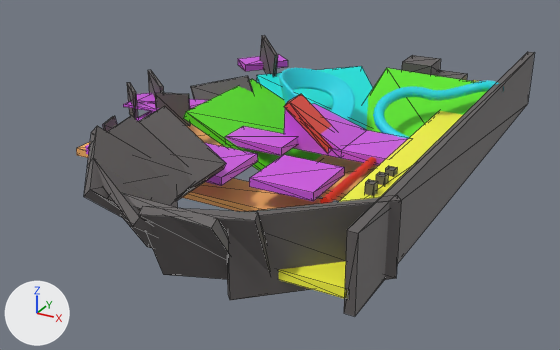
What one commit did to the glTF model assets/levels/World.glb.
Camera for both pictures: a camera (50 mm lens) standing at (66.0, -164.1, 70.2) and looking at (-23.5, -1.5, -11.1). The lights are fixed; the arrows at lower left show +X, +Y and +Z. Mesh edges are drawn as thin lines on the coarser meshes. Where no turn or scale is listed for an object, it has been applied to the vertices.
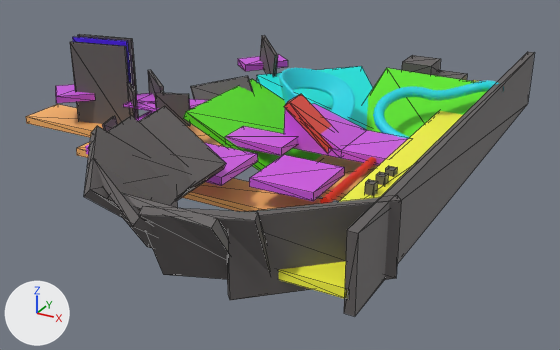
Edits to the bpy script that builds the scene:
```text
Add mat_material_049:
    mat_material_049 = principled_material('Material.049')
    mat_material_049.base_color = (0.124, 0.112, 0.112)  # dark grey #635e5e
Add mat_material_048:
    mat_material_048 = principled_material('Material.048')
    mat_material_048.base_color = (1.0, 0.464, 0.135)  # orange #ffb567
Add mat_material_045:
    mat_material_045 = principled_material('Material.045')
    mat_material_045.base_color = (0.657, 0.102, 0.801)  # purple #d45ae7
Add mat_material_044:
    mat_material_044 = principled_material('Material.044')
    mat_material_044.base_color = (0.0872, 0.0125, 1.0)  # purple #531dff
Add mat_material_043:
    mat_material_043 = principled_material('Material.043')
    mat_material_043.base_color = (0.124, 0.112, 0.112)  # dark grey #635e5e
Add me_cube_040:
    me_cube_040.from_pydata([(8.2, 2.1, 13.6), (8.4, 1.2, 13.6), (-8.4, -1.2, 13.6), (-8.2, -2.1, 13.6), (8.2, 2.1, -13.6), (8.4, 1.2, -13.6), (-8.4, -1.2, -13.6), (-8.2, -2.1, -13.6)], [], [(0, 4, 6), (0, 6, 2), (3, 2, 6), (3, 6, 7), (7, 6, 4), (7, 4, 5), (5, 1, 3), (5, 3, 7), (1, 0, 2), (1, 2, 3), (5, 4, 0), (5, 0, 1)])
    me_cube_040.materials.append(mat_material_049)  # dark grey #635e5e
Add me_cube_039:
    me_cube_039.from_pydata(...)  # a box spanning x -16.8..16.8, y -6.6..6.6, z -1.0..1.0
    me_cube_039.materials.append(mat_material_048)  # orange #ffb567
Add me_cube_036:
    me_cube_036.from_pydata([(-0.3, -7.5, 1.0), (-0.3, -7.5, -1.0), (-7.5, 0.2, 1.0), (-7.5, 0.2, -1.0), (7.5, -0.2, 1.0), (7.5, -0.2, -1.0), (0.3, 7.5, 1.0), (0.3, 7.5, -1.0)], [], [(0, 4, 6), (0, 6, 2), (3, 2, 6), (3, 6, 7), (7, 6, 4), (7, 4, 5), (5, 1, 3), (5, 3, 7), (1, 0, 2), (1, 2, 3), (5, 4, 0), (5, 0, 1)])
    me_cube_036.materials.append(mat_material_045)  # purple #d45ae7
Add me_cube_035:
    me_cube_035.from_pydata([(8.2, 2.1, 13.6), (8.4, 1.2, 13.6), (-8.4, -1.2, 13.6), (-8.2, -2.1, 13.6), (8.2, 2.1, -13.6), (8.4, 1.2, -13.6), (-8.4, -1.2, -13.6), (-8.2, -2.1, -13.6)], [], [(0, 4, 6), (0, 6, 2), (3, 2, 6), (3, 6, 7), (7, 6, 4), (7, 4, 5), (5, 1, 3), (5, 3, 7), (1, 0, 2), (1, 2, 3), (5, 4, 0), (5, 0, 1)])
    me_cube_035.materials.append(mat_material_044)  # purple #531dff
Add me_cube_034:
    me_cube_034.from_pydata([(8.2, 2.1, 13.0), (8.4, 1.2, 13.0), (-8.4, -1.2, 13.0), (-8.2, -2.1, 13.0), (8.2, 2.1, -13.0), (8.4, 1.2, -13.0), (-8.4, -1.2, -13.0), (-8.2, -2.1, -13.0)], [], [(0, 4, 6), (0, 6, 2), (3, 2, 6), (3, 6, 7), (7, 6, 4), (7, 4, 5), (5, 1, 3), (5, 3, 7), (1, 0, 2), (1, 2, 3), (5, 4, 0), (5, 0, 1)])
    me_cube_034.materials.append(mat_material_043)  # dark grey #635e5e
Add ob_cube_045:
    ob_cube_045 = bpy.data.objects.new('Cube.045', me_cube_040)
    ob_cube_045.location = (-82.3, 2.5, 4.0)
Add ob_cube_044:
    ob_cube_044 = bpy.data.objects.new('Cube.044', me_cube_039)
    ob_cube_044.location = (-87.7, -3.3, -7.2)
Add ob_cube_043:
    ob_cube_043 = bpy.data.objects.new('Cube.043', me_cube_036)
    ob_cube_043.location = (-89.5, -4.1, 1.8)
Add ob_cube_042:
    ob_cube_042 = bpy.data.objects.new('Cube.042', me_cube_035)
    ob_cube_042.location = (-81.8, -0.2, 4.0)
Add ob_cube_041:
    ob_cube_041 = bpy.data.objects.new('Cube.041', me_cube_034)
    ob_cube_041.location = (-79.9, -3.4, 4.0)
```

Pixel boxes (x1, y1, x2, y2) of what changed, in the pictures (560 x 350 px):
'Cube.041', added: after (70, 42, 131, 125)
'Cube.044', added (orange): after (26, 104, 103, 138)
'Cube.043', added (purple): after (56, 84, 95, 103)
'Cube.042', added: after (72, 37, 131, 83)
'Cube.045', added: after (77, 34, 138, 112)
